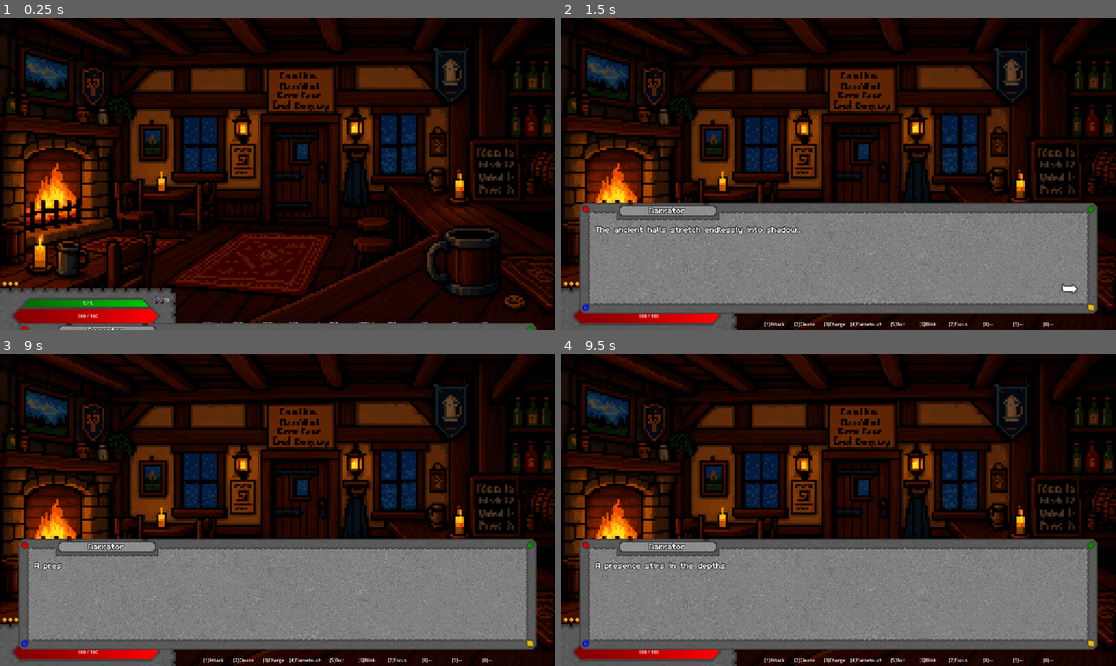
Above: before the commit, frames 1-4 (two rows, left to right).
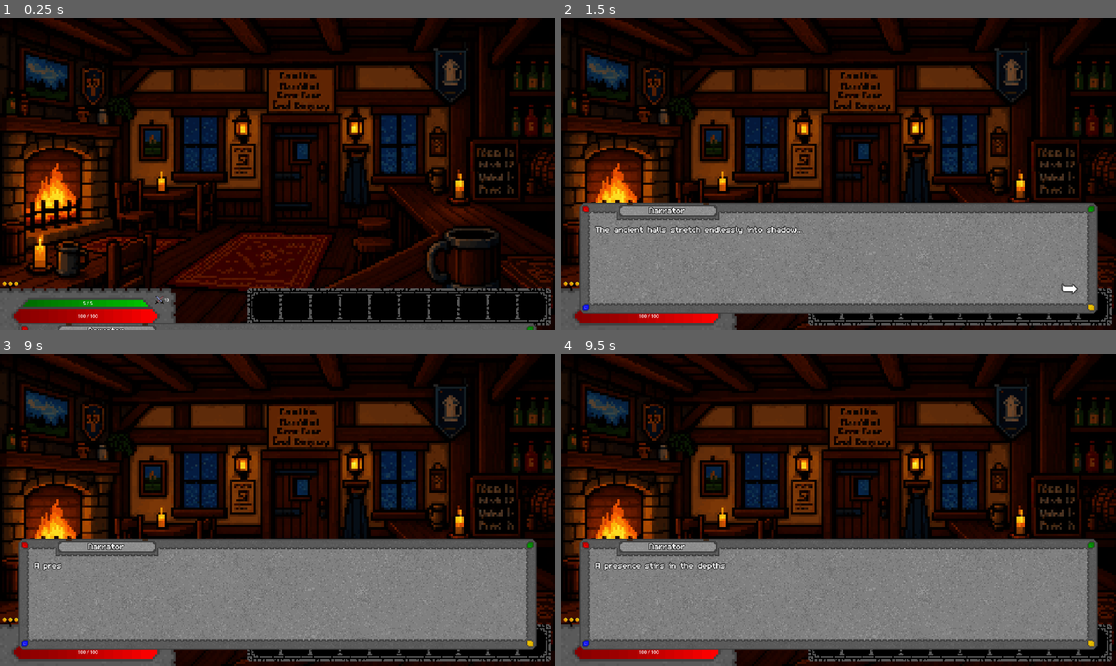
Above: after the commit, the same moments.

Repository: E-Rodowicz/Project-Fantasy
Game: Godot game, scene res://scenes/levels/intro_cutscene.tscn
Same seed, same stepped clock (60 frames per second), same inputs: the game is played once before the commit and once after it.
Inputs:
- Up to frame 1 (0.25 s): no input
- Up to frame 2 (1.5 s): tap Enter at 0.5 s; hold Right (ui_right) 0.53-1.28 s; tap 0 (ability_0) at 0.6 s; hold Down (ui_down) from 1.28 s (still down); tap 1 (ability_1) at 1.35 s
- Up to frame 3 (9 s): release Down (ui_down) at 2.03 s; hold Right (ui_right) 2.03-2.78 s; tap one key every 0.75 s from 2.1 s: 2 (ability_2) 3 (ability_3) 4 (ability_4) 5 (ability_5) 6 (ability_6) 7 (ability_7) 8 (ability_8) 9 (ability_9) G (end_turn) E (interact); hold Up (ui_up) 2.78-3.53 s; hold Left (ui_left) 3.53-5.03 s; hold Down (ui_down) 5.03-5.78 s; hold Right (ui_right) 5.78-6.53 s; hold Up (ui_up) 6.53-7.28 s; hold Right (ui_right) 7.28-8.03 s; hold Down (ui_down) 8.03-8.78 s; hold Left (ui_left) from 8.78 s (still down)
- Up to frame 4 (9.5 s): keep holding Left (ui_left)

The runs differ from the first frame. In frame 1, 4.7% of the frame differs, in the area x 36-100%, y 86-99%; in frame 2, 1.9%; in frame 3, 1.9%; in frame 4, 1.9%.
Error after the commit: Parse Error: Expected indented block after function declaration. (res://scenes/gui/hotbar_display.gd:80)

Commit message:
Started making visual hotbar
Upgrading hotbar from basic functionality to instead use the art assets and dynamically assign the correct ability texture at the right positions on the hotbar.

Diff:
--- a/scenes/gui/hotbar_display.gd
+++ b/scenes/gui/hotbar_display.gd
@@ -1,13 +1,27 @@
 extends CanvasLayer
 
-@onready var hotbar_container: HBoxContainer = $anchor/hotbar_container
-# Slots. Index 0 = Key 1, etc.
-var slot_labels: Array = []
-# Text on each slot.
-var key_names: Array = ["1", "2", "3", "4", "5", "6", "7", "8", "9", "0"]
+@onready var background: TextureRect = $Background
+
+@export var basic_attack_icon: Texture2D
+
+var first_slot_offset: Vector2 = Vector2(4, 4)
+var slot_spacing: float = 20.0
+var icon_size: Vector2 = Vector2(18, 18)
+
+# Animation settings for when an ability is selected.
+var selected_offset: float = 1.0
+var tween_speed: float = 0.12
+
+# Stores the TextureRect nodes that display ability icons.
+var slot_icons: Array = []
+# Stores each icon's resting Y position so we know where to tween back to.
+var slot_rest_y: Array = []
+# Tracks which slot was active last frame so we only animate on change.
+var previous_active_slot: int = -1
+
 var hud_enabled: bool = true
 
-func _ready() -> void:
+func read() -> void:
 	process_mode = Node.PROCESS_MODE_ALWAYS
 	_build_slots()
 	_update_display()
@@ -16,39 +30,52 @@
 	if not hud_enabled:
 		visible = false
 		return
-	# Hides hotbar when menu is open.
 	visible = not GameMenuManager.is_open
 	if visible:
 		_update_display()
 
 func _build_slots() -> void:
 	for i in range(10):
-		var slot: Label = Label.new()
-		slot.horizontal_alignment = HORIZONTAL_ALIGNMENT_CENTER
-		# Each slot gets a fixed width so they line up evenly.
-		slot.custom_minimum_size = Vector2(100, 0)
-		hotbar_container.add_child(slot)
-		slot_labels.append(slot)
+		var icon: TextureRect = TextureRect.new()
+		# Makes sure icon does not force the frame to fit it.
+		icon.expand_mode = TextureRect.EXPAND_IGNORE_SIZE
+		# stretch_mode KEEP_ASPECT_CENTERED scales the texture to fit within the node's size without
+		# distortion and centered.
+		icon.stretch_mode = TextureRect.STRETCH_KEEP_ASPECT_CENTERED
+		icon.size = icon_size
 
-func _update_display () -> void:
+		# Calculates this icon's position on the background. Each slot is spaced evenly along the
+		# horizontal axis. The x position starts at first_slot_offset.x and adds (slot_spacing * i)
+		# for each subsequent slot.The y position is the same for all slots.
+		var pos_x: float = first_slot_offset.x + (slot_spacing * i)
+		var pos_y: float = first_slot_offset.y
+		icon.position = Vector2(pos_x, pos_y)
+
+		background.add_child(icon)
+		slot_icons.append(icon)
+		slot_rest_y.append(pos_y)
+
+func _update_display() -> void:
+	var current_active_slot: int = -1
+	if BattleManager.active and BattleManager.player_turn != null:
+		current_active_slot = BattleManager.player_turn.active_hotbar_slot
+
+	# Refreshes each slot's icon texture.
 	for i in range(10):
 		var ability_id: String = PlayerData.get_hotbar_ability(i)
-		var display_name: String = "---"
 
 		if ability_id == "basic_attack":
-			display_name = "Attack"
+			slot_icons[i].texture = basic_attack_icon
 		elif ability_id != "":
 			var data: Dictionary = AbilityDB.get_ability(ability_id)
-			display_name = data.get("name", ability_id)
+			slot_icons[i].texture = data.get("icon", null)
+		else:
+			slot_icons[i].texture = null
 
-		slot_labels[i].text = "[" + key_names[i] + "]" + display_name
+	# Only animates when the active slot changes, not every frame.
+	if current_active_slot != previous_active_slot:
+		_animate_selection(previous_active_slot, current_active_slot)
+		previous_active_slot = current_active_slot
 
-		# During combat, check if this slot is the one currently being used/aimed.
-		var is_active: bool = false
-		if BattleManager.active and BattleManager.player_turn != null:
-			is_active = (BattleManager.player_turn.active_hotbar_slot == i)
-
-		if is_active:
-			slot_labels[i].modulate = Color.YELLOW
-		else:
-			slot_labels[i].modulate = Color.WHITE
+func _animate_selection(old_slot: int, new_slot: int) -> void:
+	######################################################
--- a/scenes/gui/hotbar_display.tscn
+++ b/scenes/gui/hotbar_display.tscn
@@ -1,28 +1,18 @@
 [gd_scene format=3 uid="uid://dglkqqhv3gaip"]
 
 [ext_resource type="Script" uid="uid://cgh6376sfmnq7" path="res://scenes/gui/hotbar_display.gd" id="1_q8gy2"]
+[ext_resource type="Texture2D" uid="uid://bie8scqujsmnj" path="res://assets/sprites/gui/ability_hotbar.png" id="2_a2ttq"]
+[ext_resource type="Texture2D" uid="uid://bqle02i73td3j" path="res://assets/sprites/gui/ability_neutral_attack.png" id="2_bxgwf"]
 
 [node name="hotbar_display" type="CanvasLayer" unique_id=1096995637]
 script = ExtResource("1_q8gy2")
+basic_attack_icon = ExtResource("2_bxgwf")
 
-[node name="anchor" type="Control" parent="." unique_id=1650653445]
-layout_mode = 3
-anchors_preset = 15
-anchor_right = 1.0
-anchor_bottom = 1.0
-grow_horizontal = 2
-grow_vertical = 2
-
-[node name="hotbar_container" type="HBoxContainer" parent="anchor" unique_id=858619990]
-layout_mode = 1
-anchors_preset = -1
-anchor_left = 0.63100004
-anchor_top = 1.0
-anchor_right = 0.63100004
-anchor_bottom = 1.0
-offset_left = -19.52002
-offset_top = -40.0
-offset_right = 20.47998
-grow_horizontal = 2
-grow_vertical = 0
-theme_override_constants/separation = 4
+[node name="Background" type="TextureRect" parent="." unique_id=1941790021]
+offset_left = 856.0
+offset_top = 936.0
+offset_right = 1905.6001
+offset_bottom = 1064.0
+texture = ExtResource("2_a2ttq")
+expand_mode = 1
+stretch_mode = 5
--- a/scripts/autoloaders/AbilityDB.gd
+++ b/scripts/autoloaders/AbilityDB.gd
@@ -7,6 +7,7 @@
 	"charge": {
 		"id": "charge",
 		"name": "Charge",
+		"icon": preload("res://assets/sprites/gui/ability_red_charge.png"),
 		"tree": "red",
 		"level_req": 2,
 		"cost": {"ap": 1},
@@ -23,6 +24,7 @@
 	"cleave": {
 		"id": "cleave",
 		"name": "Cleave",
+		"icon": preload("res://assets/sprites/gui/ability_red_cleave.png"),
 		"tree": "red",
 		"level_req": 2,
 		"cost": {"ap": 1},
@@ -41,6 +43,7 @@
 	"blink": {
 		"id": "blink",
 		"name": "Blink",
+		"icon": preload("res://assets/sprites/gui/ability_green_blink.png"),
 		"tree": "green",
 		"level_req": 2,
 		"cost": {"ap": 1, "mp": 3},
@@ -54,6 +57,7 @@
 	"focus": {
 		"id": "focus",
 		"name": "Focus",
+		"icon": preload("res://assets/sprites/gui/ability_green_focus.png"),
 		"tree": "green",
 		"level_req": 2,
 		"cost": {"ap": 1},
@@ -74,6 +78,7 @@
 	"bolt": {
 		"id": "bolt",
 		"name": "Bolt",
+		"icon": preload("res://assets/sprites/gui/ability_blue_bolt.png"),
 		"tree": "blue",
 		"level_req": 2,
 		"cost": {"bp": 1, "sc": 1},
@@ -90,6 +95,7 @@
 	"flametouch": {
 		"id": "flametouch",
 		"name": "Flametouch",
+		"icon": preload("res://assets/sprites/gui/ability_blue_flametouch.png"),
 		"tree": "blue",
 		"level_req": 2,
 		"cost": {"bp": 1, "sc": 1},
Binary file added: assets/sprites/gui/ability_blue_bolt.png
Not shown, added: assets/sprites/gui/ability_blue_bolt.png.import
Binary file added: assets/sprites/gui/ability_blue_flametouch.png
Not shown, added: assets/sprites/gui/ability_blue_flametouch.png.import
Binary file added: assets/sprites/gui/ability_green_blink.png
Not shown, added: assets/sprites/gui/ability_green_blink.png.import
Binary file added: assets/sprites/gui/ability_green_focus.png
Not shown, added: assets/sprites/gui/ability_green_focus.png.import
Binary file changed: assets/sprites/gui/ability_hotbar.png
Binary file added: assets/sprites/gui/ability_red_charge.png
Not shown, added: assets/sprites/gui/ability_red_charge.png.import
